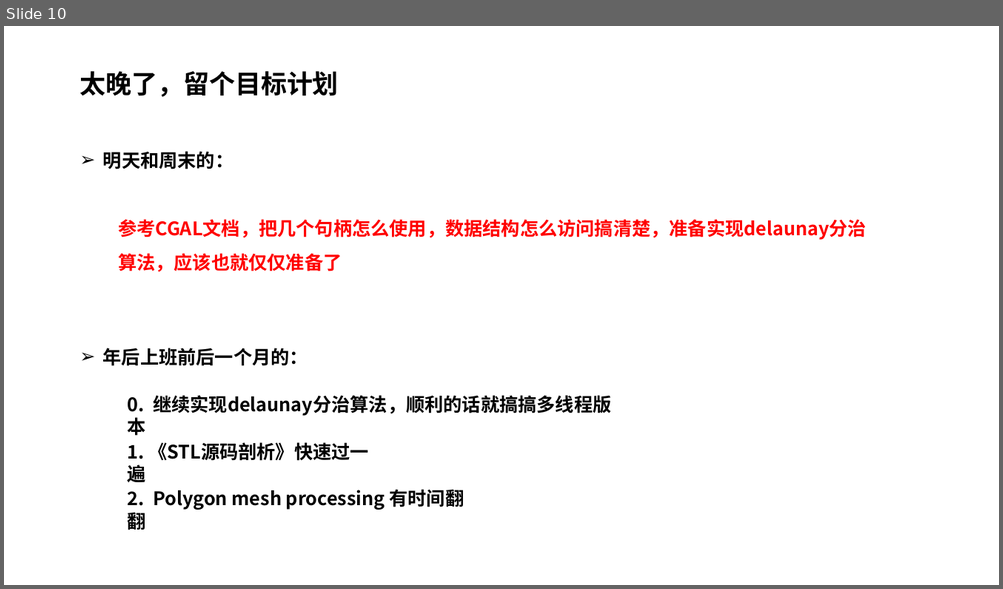
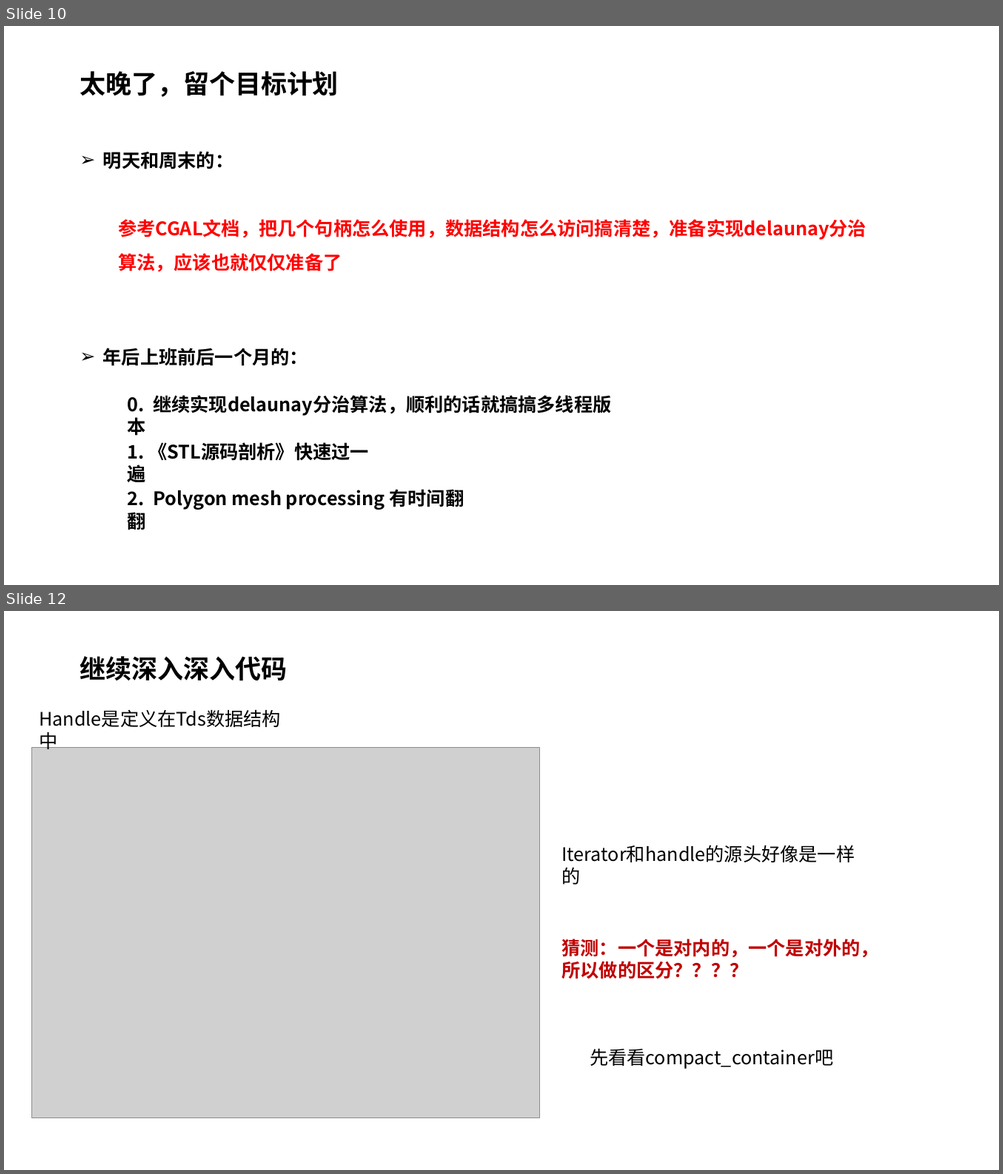
Before and after one commit to pczpcz/GAME102Learning, a slide deck: note/01 geometry algorithm/CGAL.pptx. Shown one above the other, each under a label of ours: slide 10 before the commit, slides 10 and 12 after it; the slides between them are not shown. The pictures are 1003x589 and 1003x1174 pixels, drawn with LibreOffice and Linux fonts; fonts in the diff are those of the drawing; grey boxes stand for pictures. Boxes give left, top, right and bottom in pixels: in the first picture for what was removed or moved away, otherwise in the second. Text is boxed around its words. In the diff, an @@ line names an element or a change of style, - is before the commit and + after.

```diff
--- a/note/01 geometry algorithm/CGAL.pptx
+++ b/note/01 geometry algorithm/CGAL.pptx
@@ slide 12 added at [4,611,999,1170], background #FFFFFF @@
@@ title added at [79,656,287,681], 25 pt, text #000000, bold @@
+继续深入深入代码
@@ text added at [31,703,302,733], 18 pt, text #000000 @@
+Handle是定义在Tds数据结构中
@@ picture added at [31,748,539,1119] @@
@@ text added at [555,840,874,869], 18 pt, text #000000 @@
+Iterator和handle的源头好像是一样的
@@ text added at [561,939,878,980], 18 pt, text #C00000, bold @@
+猜测：一个是对内的，一个是对外的，所以做的区分？？？？
@@ text added at [589,1048,833,1069], 18 pt, text #000000 @@
+先看看compact_container吧
```
Also in this commit, not shown: 1 other slide added, 4 other files.
